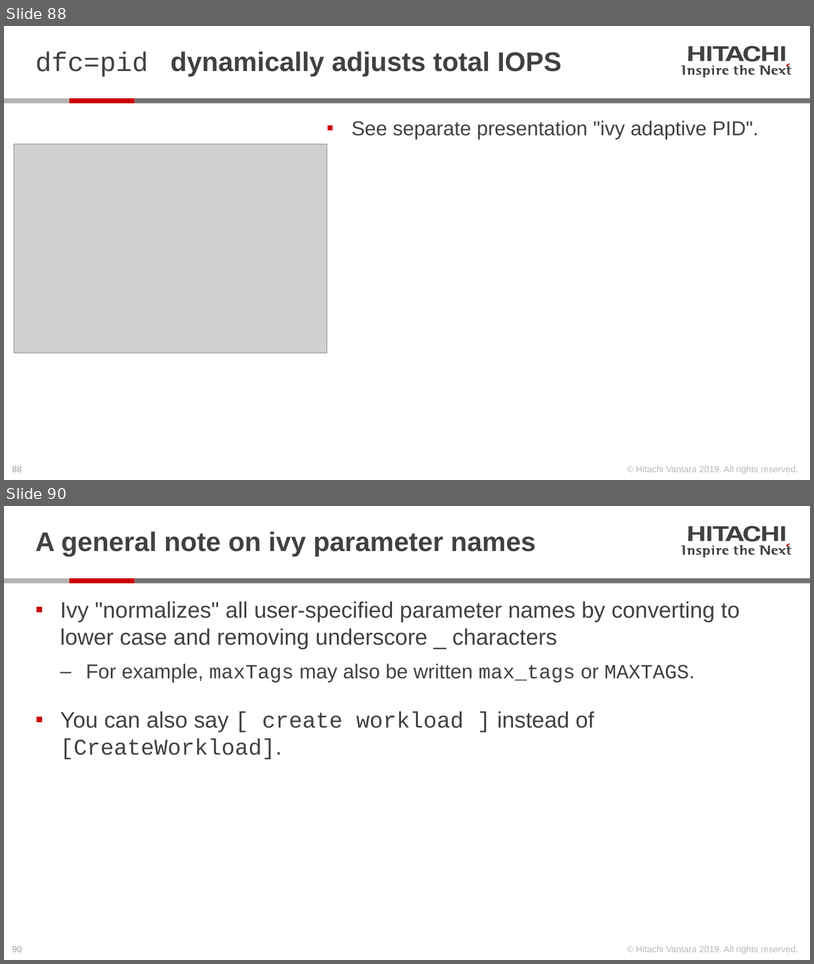
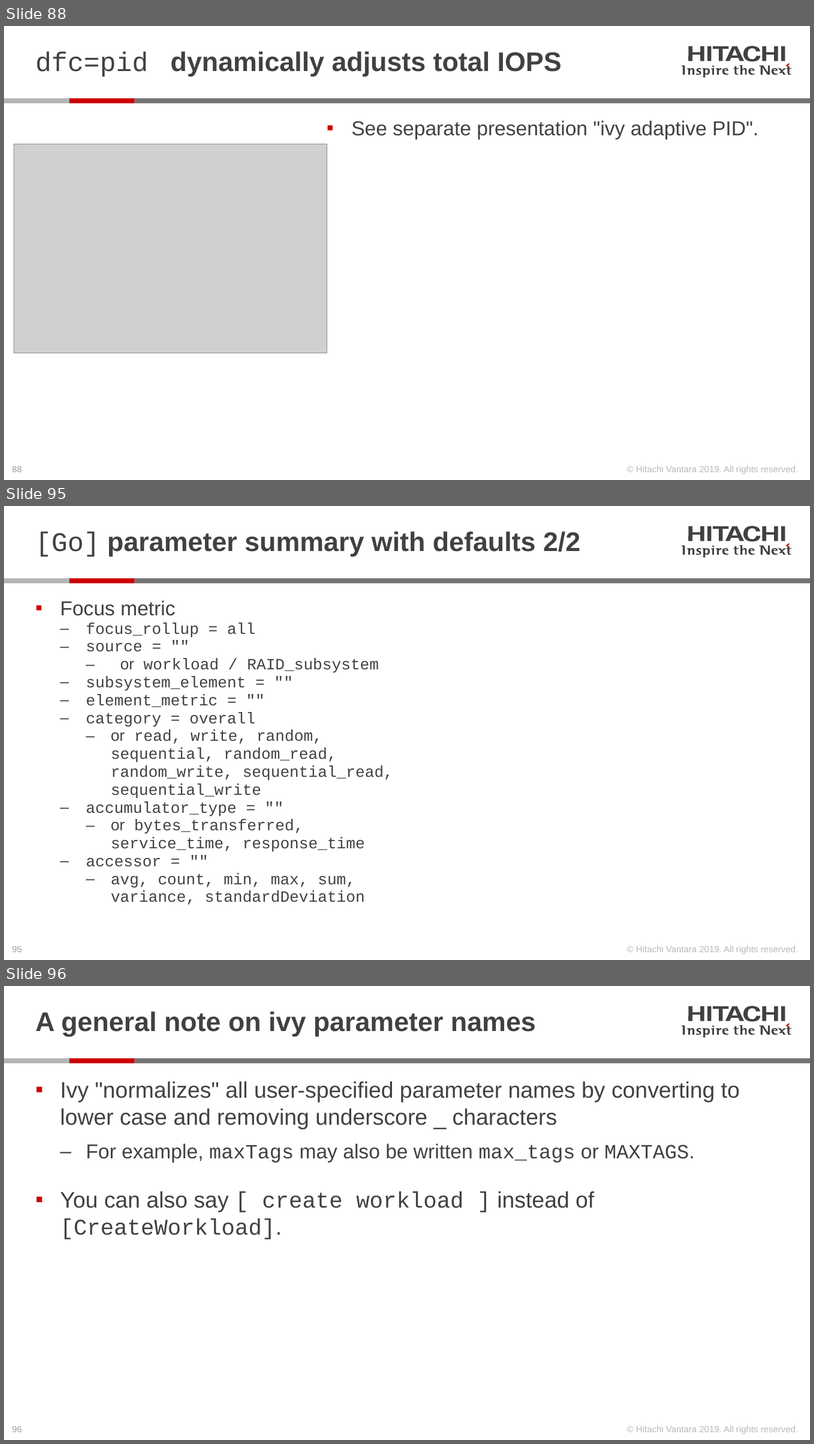
Before and after one commit to Hitachi-Data-Systems/ivy, a slide deck: doc/Programming the ivy engine.pptx. Shown one above the other, each under a label of ours: slides 88 and 90 before the commit, slides 88, 95 and 96 after it; the slides between them are not shown. The pictures are 814x964 and 814x1444 pixels, drawn with LibreOffice and Linux fonts; fonts in the diff are those of the drawing; grey boxes stand for pictures. Boxes give left, top, right and bottom in pixels: in the first picture for what was removed or moved away, otherwise in the second. Text is boxed around its words. In the diff, an @@ line names an element or a change of style, - is before the commit and + after.

```diff
--- a/doc/Programming the ivy engine.pptx
+++ b/doc/Programming the ivy engine.pptx
@@ slide 95 added at (x1=4, y1=506, x2=810, y2=960), background #FFFFFF; not listed: 28 template elements that a slide beside it also shows @@
@@ title added at (x1=35, y1=531, x2=581, y2=557), 24 pt, text #414141, bold @@
+[Go] parameter summary with defaults 2/2
@@ text added at (x1=60, y1=600, x2=393, y2=904), 14 pt, text #414141 @@
+▪ Focus metric
+  ‒ focus_rollup = all
+  ‒ source = ""
+    ‒ or workload / RAID_subsystem
+  ‒ subsystem_element = ""
+  ‒ element_metric = ""
+  ‒ category = overall
+    ‒ or read, write, random, sequential, random_read, random_write, sequential_read, sequential_write
+  ‒ accumulator_type = ""
+    ‒ or bytes_transferred, service_time, response_time
+  ‒ accessor = ""
+    ‒ avg, count, min, max, sum, variance, standardDeviation
@@ what was slide 90 is now slide 96 @@
@@ page number at (x1=12, y1=1426, x2=22, y2=1432): text changed @@
-90
+96
```
Also in this commit, not shown: 7 slides changed, 5 other slides added, 24 other files.
